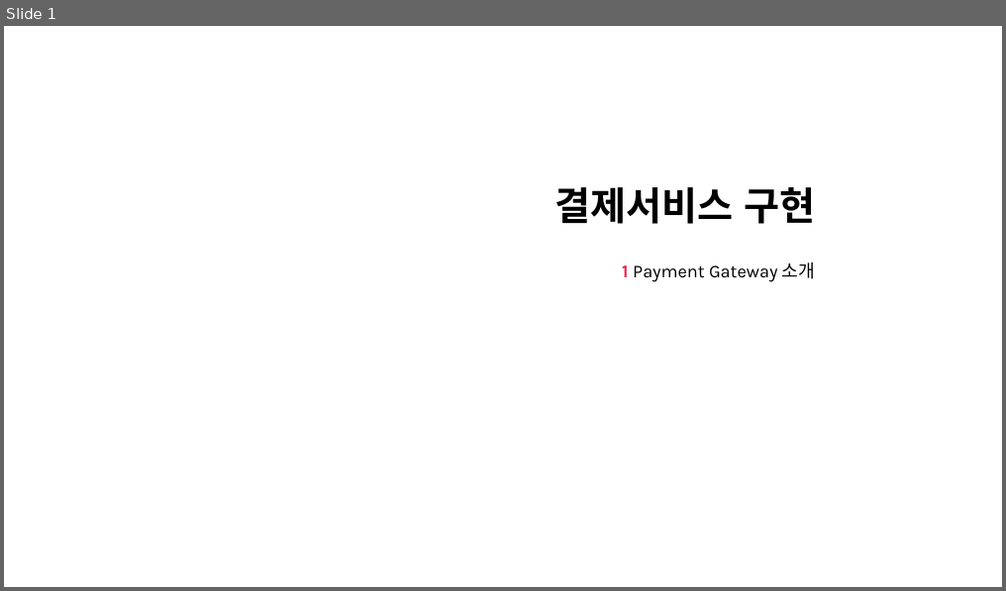
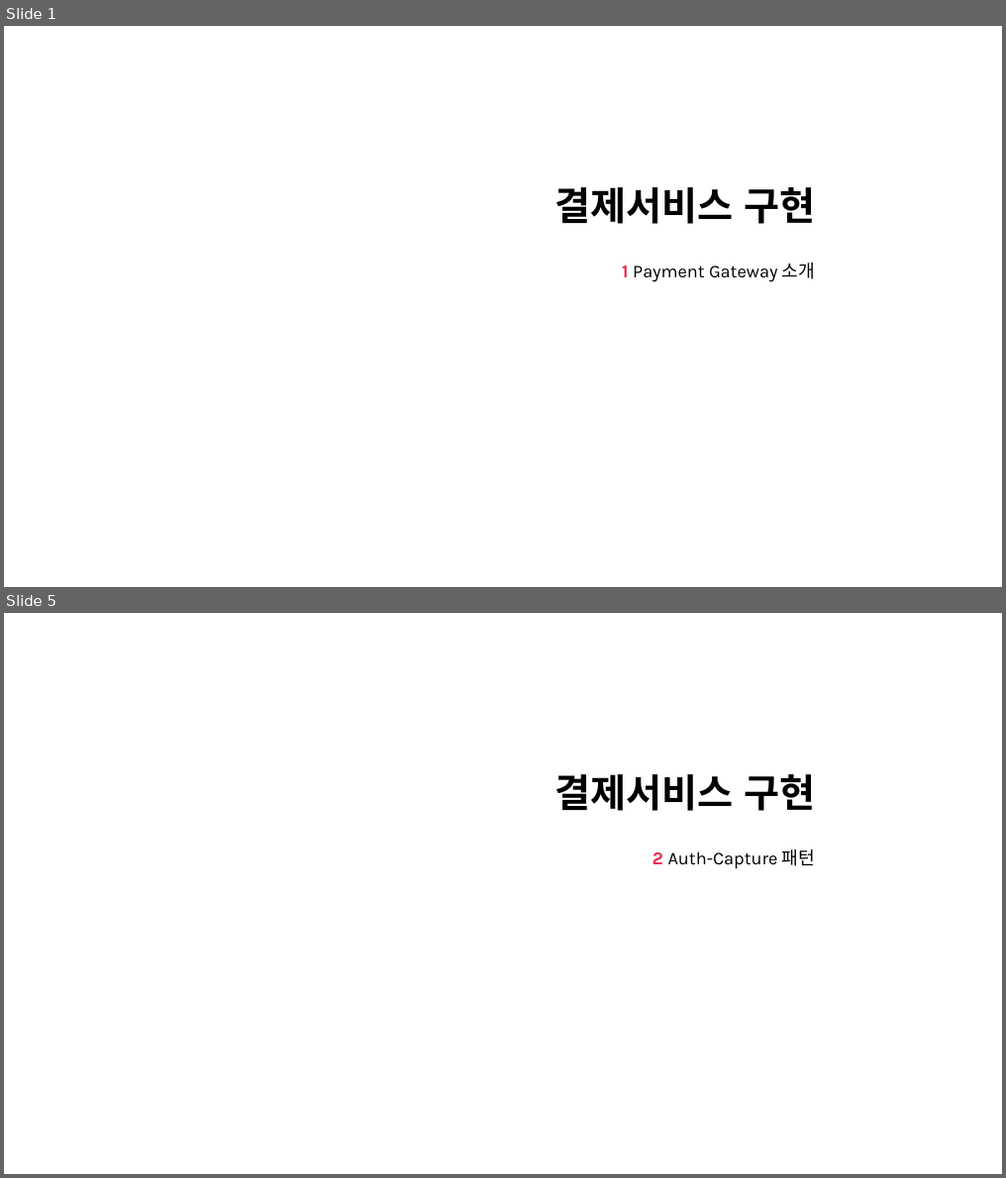
Before and after one commit to nayasis/fastcampus-hyper-webflux, a slide deck: 99.ppt/[Ch4-7. 결제 서비스 구현.pptx. Shown one above the other, each under a label of ours: slide 1 before the commit, slides 1 and 5 after it; the slides between them are not shown. The pictures are 1006x591 and 1006x1178 pixels, drawn with LibreOffice and Linux fonts; fonts in the diff are those of the drawing; background and template pictures are left out. Boxes give left, top, right and bottom in pixels: in the first picture for what was removed or moved away, otherwise in the second. Text is boxed around its words. In the diff, an @@ line names an element or a change of style, - is before the commit and + after.

```diff
--- a/99.ppt/[Ch4-7. 결제 서비스 구현.pptx
+++ b/99.ppt/[Ch4-7. 결제 서비스 구현.pptx
@@ slide 5 added at (x1=4, y1=613, x2=1002, y2=1174), background picture (left out) @@
@@ title added at (x1=554, y1=774, x2=815, y2=811), 28 pt, text #000000, bold @@
+결제서비스 구현
@@ subtitle added at (x1=652, y1=850, x2=815, y2=869), 13 pt, text #000000 @@
+2 Auth-Capture 패턴
```
Also in this commit, not shown: 2 slides changed, 14 other slides added, 23 slides removed.
